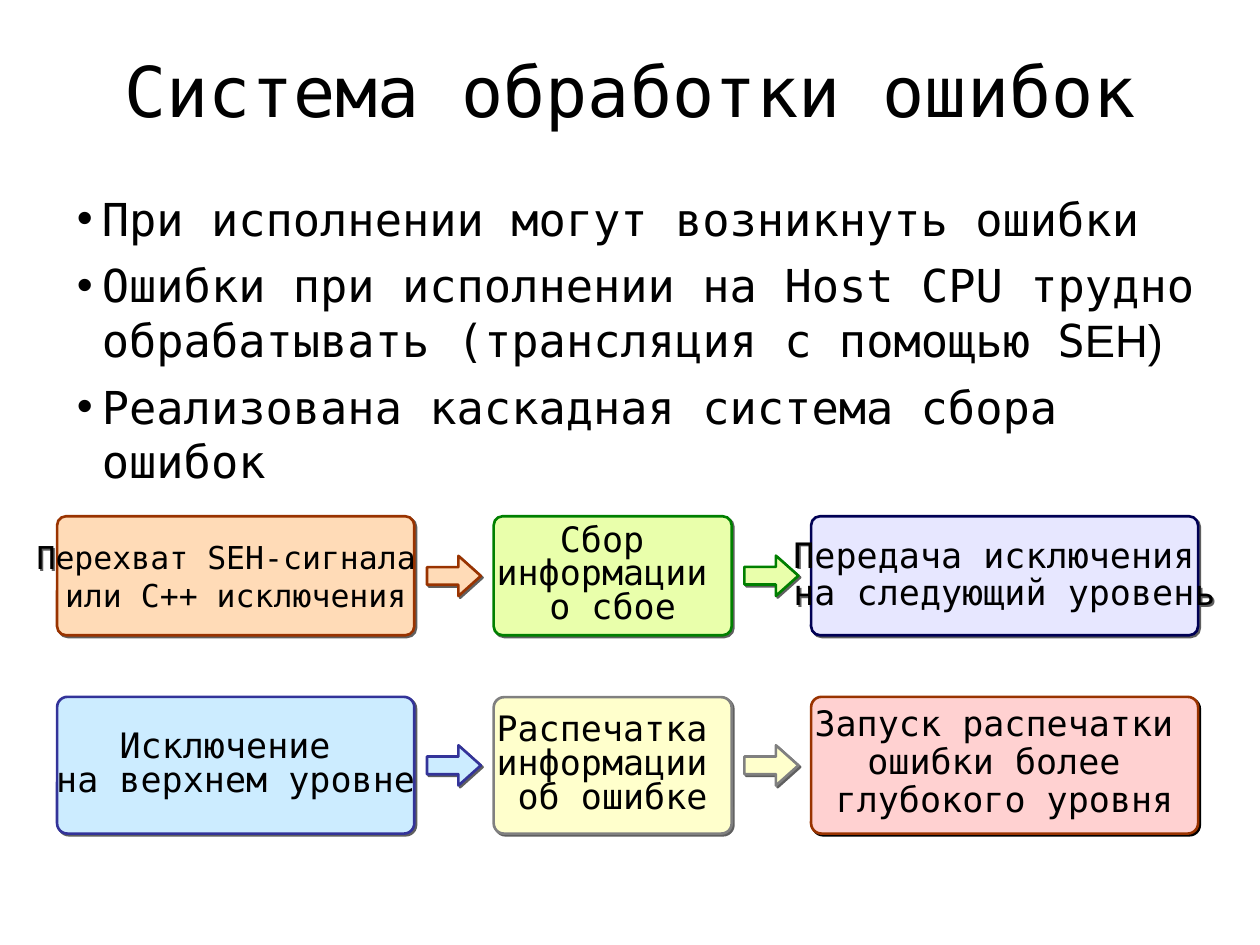
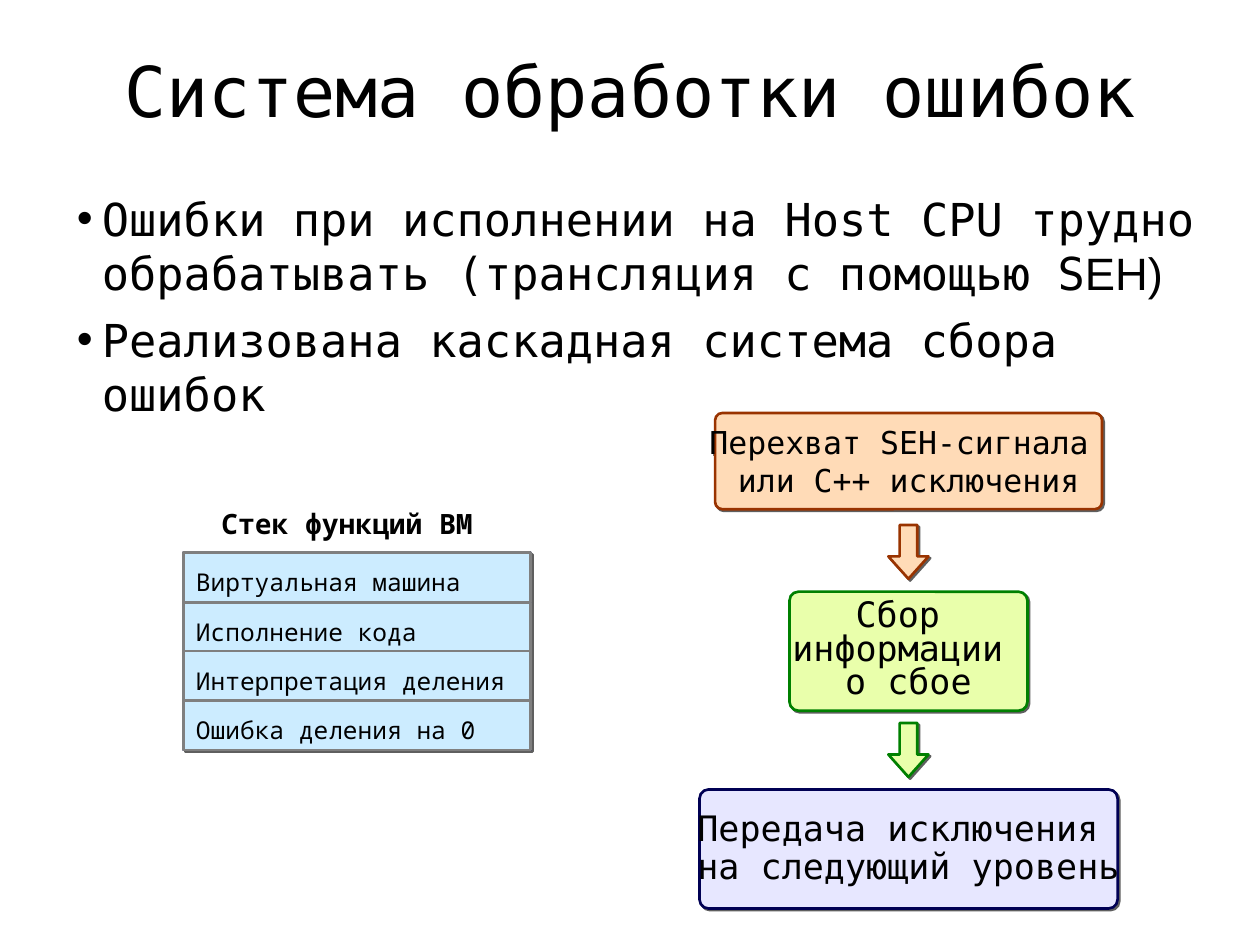
Before and after one commit to rafdp/ScriptCompiler, a slide deck: slide 15 of JIT.ppt (slide 13 before the commit). Drawn at 1260x945 pixels with LibreOffice and Linux fonts; fonts in the diff are those of the drawing. Boxes give left, top, right and bottom in pixels: in the first picture for what was removed or moved away, otherwise in the second. Text is boxed around its words. In the diff, an @@ line names an element or a change of style, - is before the commit and + after.

Commit message:
Updated presentation

```diff
--- a/JIT.ppt
+++ b/JIT.ppt
@@ text at (102,201,1139,246): paragraph removed @@
-• При исполнении могут возникнуть ошибки
@@ rounded rectangle "Перехват SEH-сигнала или C++ исключения": place and size @@
-rounded rectangle "Перехват SEH-сигнала или C++ исключения" at (57,517,415,635)
+rounded rectangle "Перехват SEH-сигнала или C++ исключения" at (716,413,1102,509)
@@ group added at (184,512,532,751): 5 rectangles, 1 text @@
+Виртуальная машина
+Исполнение кода
+Интерпретация деления
+Ошибка деления на 0
+Стек функций ВМ
@@ right arrow added at (889,525,929,579), fill #FFDBB7, outline #993300 1.5 pt @@
@@ right arrow removed at (427,556,481,596) @@
@@ right arrow removed at (745,556,799,596) @@
@@ rounded rectangle "Сбор": place and size @@
-rounded rectangle "Сбор" at (494,517,732,635)
+rounded rectangle "Сбор" at (790,592,1028,711)
@@ rounded rectangle removed at (57,697,415,834) @@
-Исключение
-на верхнем уровне
@@ rounded rectangle removed at (494,697,732,833) @@
-Распечатка
-информации
-об ошибке
@@ rounded rectangle removed at (811,697,1198,834) @@
-Запуск распечатки
-ошибки более
-глубокого уровня
@@ right arrow removed at (427,745,481,785) @@
@@ right arrow removed at (745,745,799,785) @@
@@ right arrow added at (889,723,929,777), fill #E9FFAB, outline #008000 1.5 pt @@
@@ rounded rectangle "Передача исключения на следующий уровень": place and size @@
-rounded rectangle "Передача исключения на следующий уровень" at (811,517,1198,635)
+rounded rectangle "Передача исключения на следующий уровень" at (699,790,1118,908)
```
Also in this commit, not shown: 8 other slides changed, 5 slides added, 3 slides removed.
